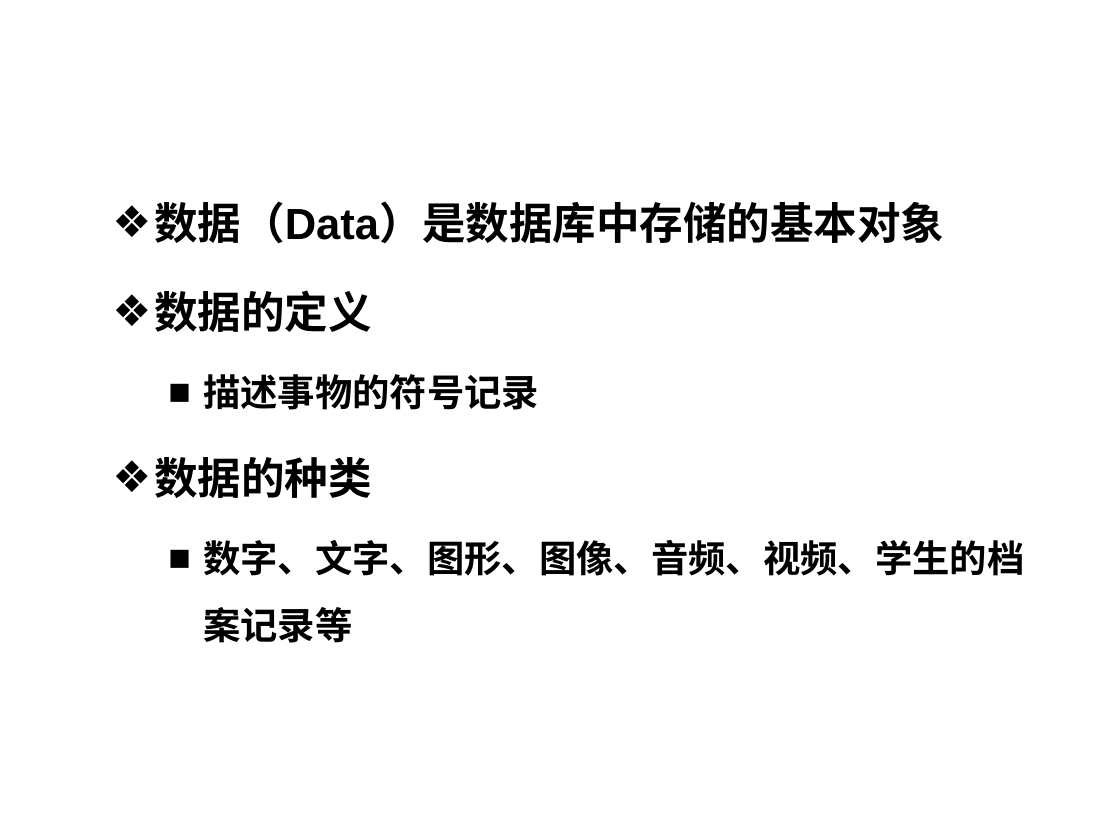
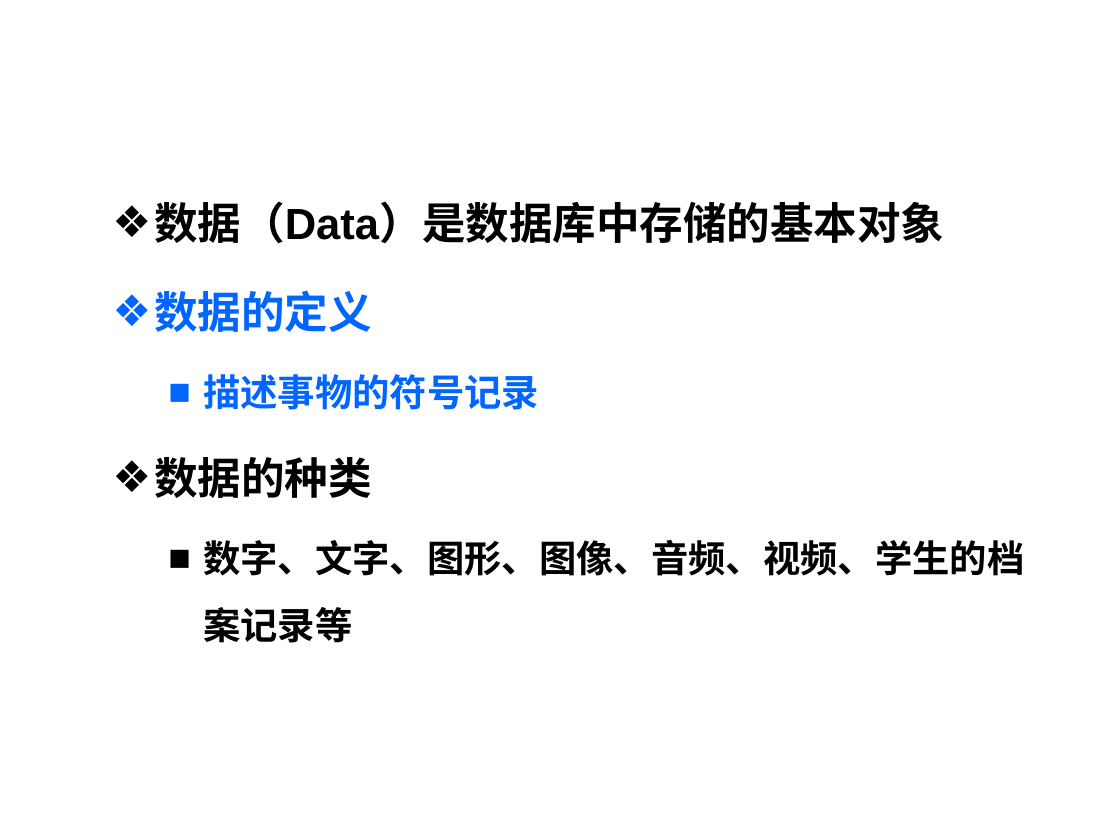
Before and after one commit to HBU/DataBase, a slide deck: slide 14 of PPT/DB第01章.ppt. Drawn at 1120x840 pixels with LibreOffice and Linux fonts; fonts in the diff are those of the drawing; background and template pictures are left out. Boxes give left, top, right and bottom in pixels: in the first picture for what was removed or moved away, otherwise in the second. Text is boxed around its words. In the diff, an @@ line names an element or a change of style, - is before the commit and + after.

```diff
--- a/PPT/DB第01章.ppt
+++ b/PPT/DB第01章.ppt
@@ text at [154,290,539,410]: text colour #000000 to #0066FF in "数据的定义", "描述事物的符号记录"; bullet colour #000000 to #0066FF @@
```
Also in this commit, not shown: 10 other slides changed.
